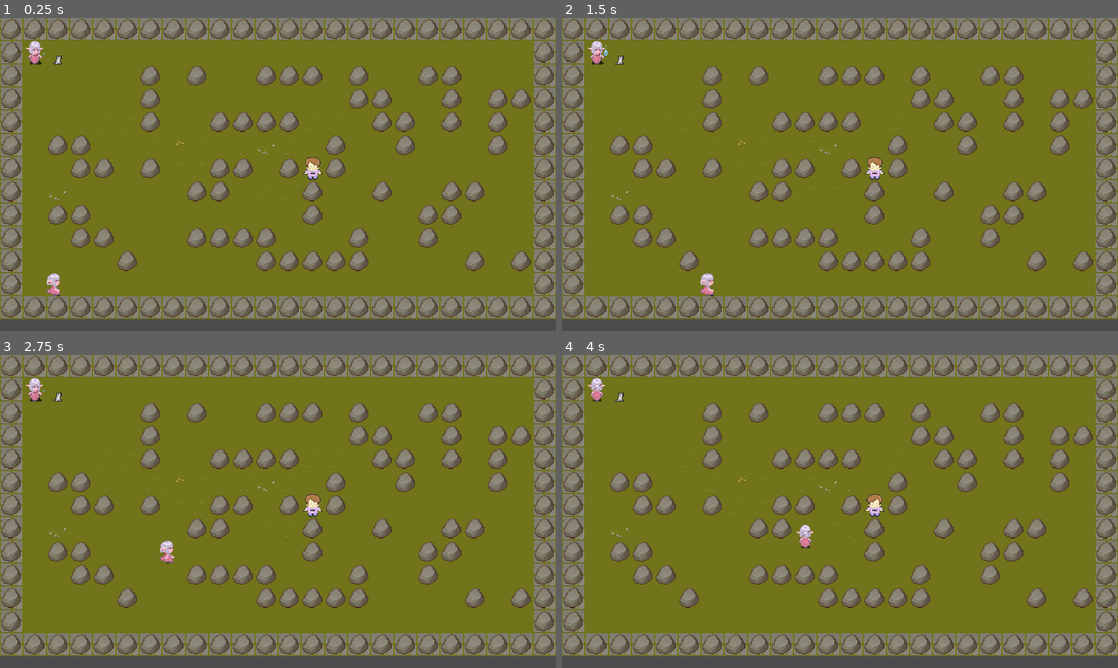
Above: before the commit, frames 1-4 (two rows, left to right).
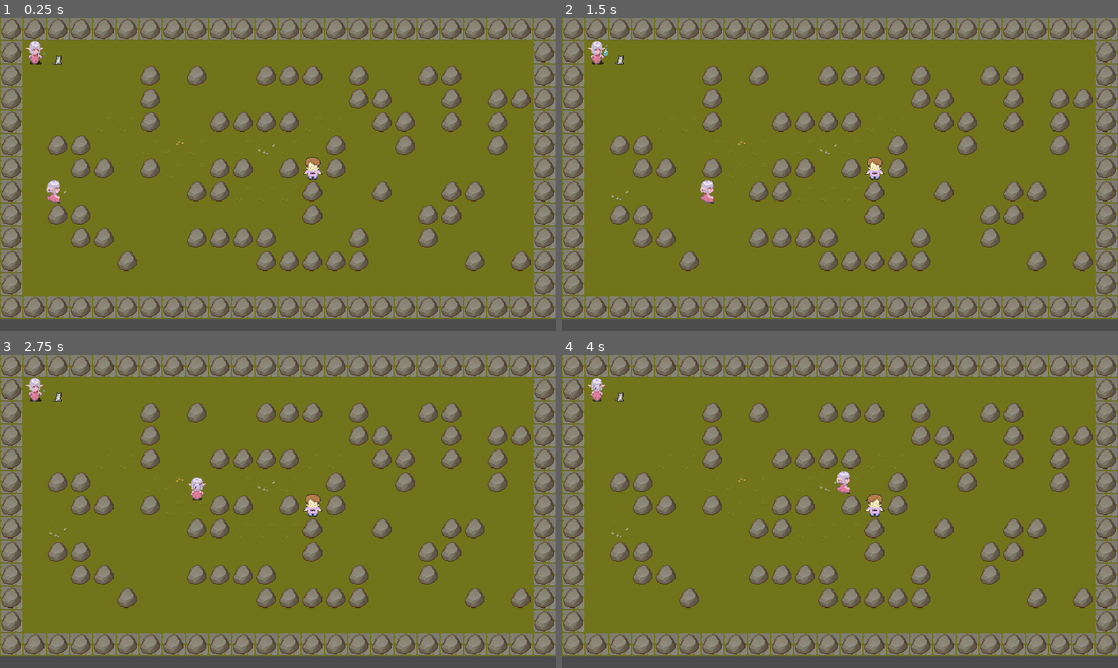
Above: after the commit, the same moments.

Repository: Tibi1210/GodotAstar
Game: Godot game, scene res://scenes/World.tscn
The game is run twice, just before and just after one commit, with the same random seed, the same clock (stepped at 60 frames per second) and the same inputs.
Inputs:
- Up to frame 1 (0.25 s): no input
- Up to frame 2 (1.5 s): hold D (right) 0.53-1.28 s; hold S (down) from 1.28 s (still down)
- Up to frame 3 (2.75 s): release S (down) at 2.03 s; hold D (right) from 2.03 s (still down)
- Up to frame 4 (4 s): release D (right) at 2.78 s; hold Up (ui_up) 2.78-3.53 s; hold A (left) from 3.53 s (still down)

The runs differ from the first frame. In frame 1, 0.3% of the frame differs, in the area x 8-11%, y 14-89%; in frame 2, 0.3%; in frame 3, 0.3%, in the area x 9-37%, y 14-67%; in frame 4, 0.3%.

Commit message:
Multiple aStar collision fixed

Diff:
--- a/scenes/AstarBody.tscn
+++ /dev/null
@@ -1,17 +0,0 @@
-[gd_scene load_steps=2 format=2]
-
-[sub_resource type="RectangleShape2D" id=3]
-extents = Vector2( 16, 16 )
-
-[node name="AstarBody" type="StaticBody2D"]
-collision_layer = 2
-collision_mask = 2
-
-[node name="AstarRay" type="RayCast2D" parent="."]
-position = Vector2( 16, 16 )
-cast_to = Vector2( 0, 32 )
-collision_mask = 4
-
-[node name="CollisionShape2D" type="CollisionShape2D" parent="."]
-position = Vector2( 16, 16 )
-shape = SubResource( 3 )
--- a/scenes/AstarCat.tscn
+++ b/scenes/AstarCat.tscn
@@ -143,7 +143,7 @@
 [node name="AnimatedSprite" type="AnimatedSprite" parent="."]
 frames = SubResource( 16 )
 animation = "Idle"
-frame = 1
+frame = 3
 playing = true
 centered = false
 
--- a/scenes/World.tscn
+++ b/scenes/World.tscn
@@ -3,7 +3,6 @@
 [ext_resource path="res://assets/TX Tileset Grass.png" type="Texture" id=1]
 [ext_resource path="res://scenes/AstarElfy.tscn" type="PackedScene" id=2]
 [ext_resource path="res://assets/TX Props.png" type="Texture" id=3]
-[ext_resource path="res://scenes/AstarBody.tscn" type="PackedScene" id=4]
 [ext_resource path="res://scripts/AstarAutoElfy.gd" type="Script" id=5]
 [ext_resource path="res://scenes/Player.tscn" type="PackedScene" id=6]
 [ext_resource path="res://scenes/AstarCat.tscn" type="PackedScene" id=7]
@@ -108,6 +107,9 @@
 } ]
 0/z_index = 0
 
+[sub_resource type="RectangleShape2D" id=5]
+extents = Vector2( 16, 16 )
+
 [node name="World" type="Node2D"]
 
 [node name="Camera" type="Camera2D" parent="."]
@@ -133,12 +135,23 @@
 script = ExtResource( 5 )
 
 [node name="PlayerBody" parent="AstarElfy" instance=ExtResource( 2 )]
-position = Vector2( 32, 352 )
-collision_layer = 0
-collision_mask = 0
+position = Vector2( 32, 224 )
+collision_layer = 17
+collision_mask = 17
 
-[node name="AstarBody" parent="AstarElfy" instance=ExtResource( 4 )]
-position = Vector2( 32, 352 )
+[node name="AstarBody" type="StaticBody2D" parent="AstarElfy"]
+position = Vector2( 32, 224 )
+collision_layer = 2
+collision_mask = 2
+
+[node name="AstarRay" type="RayCast2D" parent="AstarElfy/AstarBody"]
+position = Vector2( 16, 16 )
+cast_to = Vector2( 0, 32 )
+collision_mask = 12
+
+[node name="CollisionShape2D" type="CollisionShape2D" parent="AstarElfy/AstarBody"]
+position = Vector2( 16, 16 )
+shape = SubResource( 5 )
 
 [node name="Tween" type="Tween" parent="AstarElfy"]
 
@@ -147,13 +160,22 @@
 
 [node name="PlayerBody" parent="AstarCat" instance=ExtResource( 7 )]
 position = Vector2( 64, 32 )
-collision_layer = 0
-collision_mask = 0
+collision_layer = 8
+collision_mask = 8
 
-[node name="AstarBody" parent="AstarCat" instance=ExtResource( 4 )]
+[node name="AstarBody" type="StaticBody2D" parent="AstarCat"]
 position = Vector2( 64, 32 )
-collision_layer = 4
-collision_mask = 4
+collision_layer = 2
+collision_mask = 2
+
+[node name="AstarRay" type="RayCast2D" parent="AstarCat/AstarBody"]
+position = Vector2( 16, 16 )
+cast_to = Vector2( 0, 32 )
+collision_mask = 20
+
+[node name="CollisionShape2D" type="CollisionShape2D" parent="AstarCat/AstarBody"]
+position = Vector2( 16, 16 )
+shape = SubResource( 5 )
 
 [node name="Tween" type="Tween" parent="AstarCat"]
 
